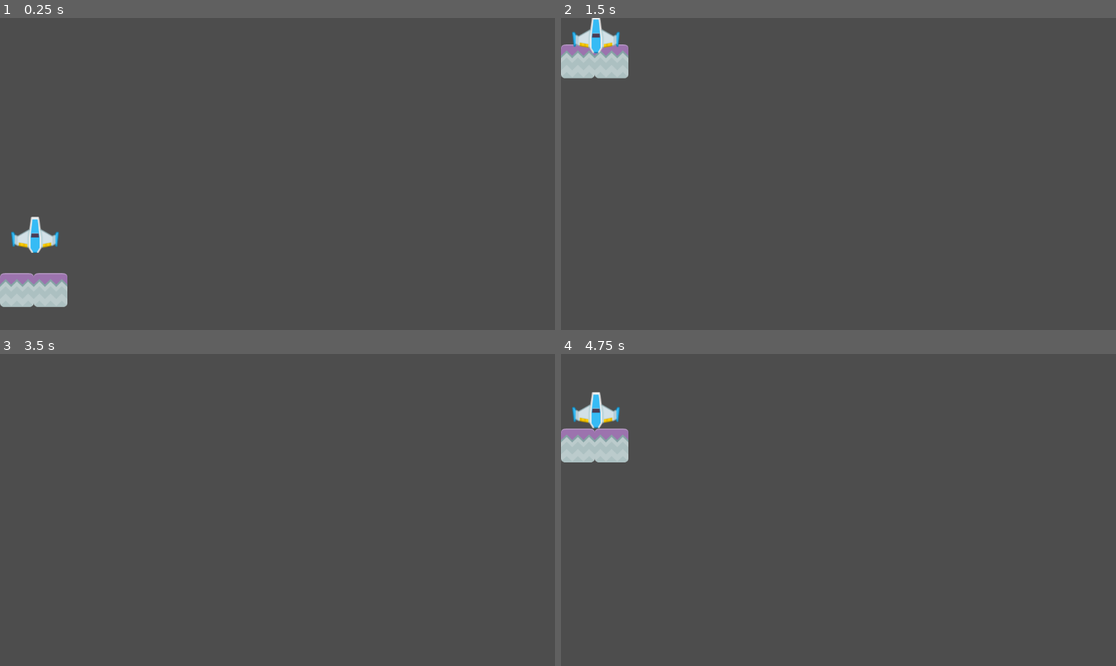
Above: before the commit, frames 1-4 (two rows, left to right).
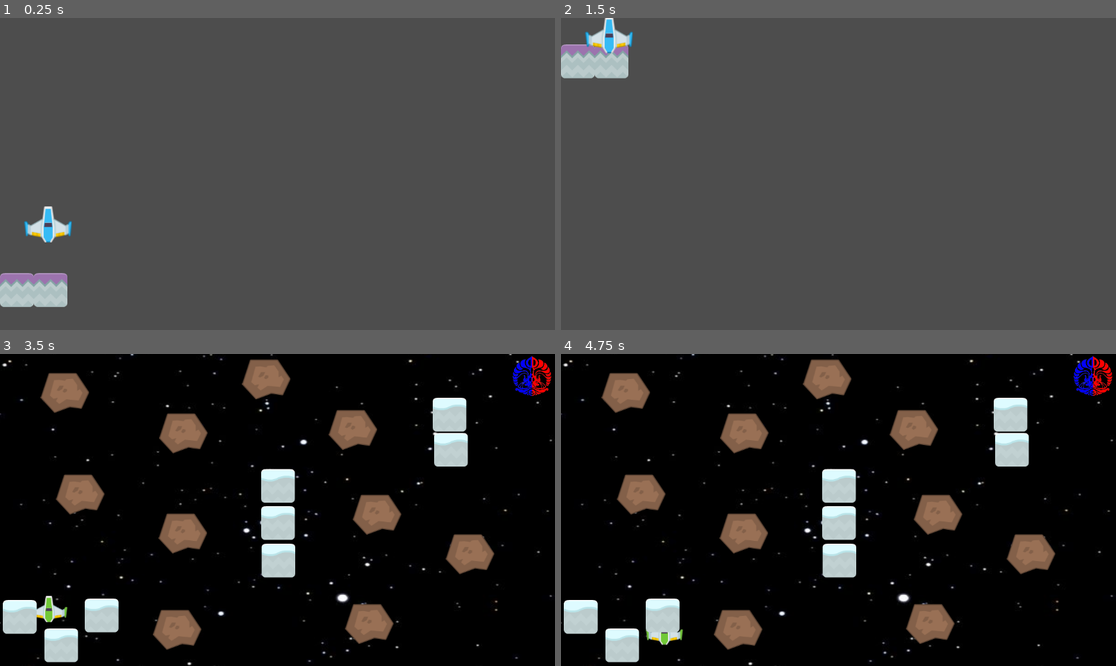
Above: after the commit, the same moments.

Repository: hanifsyuaib/game-dev-tutorial2
Game: Godot game, scene res://scenes/MainLevel.tscn
The game is run twice, just before and just after one commit, with the same random seed, the same clock (stepped at 60 frames per second) and the same inputs.
Inputs:
- Up to frame 1 (0.25 s): no input
- Up to frame 2 (1.5 s): hold Up (move_up) from 0.53 s (still down)
- Up to frame 3 (3.5 s): tap Enter at 2 s; release Up (move_up) at 2.03 s; hold Left (move_left) from 2.03 s (still down); tap Space at 2.75 s
- Up to frame 4 (4.75 s): release Left (move_left) at 3.53 s; hold Down (move_down) 3.53-4.28 s; hold Right (move_right) from 4.28 s (still down)

The runs differ from the first frame. In frame 1, 0.8% of the frame differs, in the area x 2-14%, y 60-76%; in frame 2, 0.7%; in frame 3, 99%; in frame 4, 99%, in the area x 0-100%, y 0-100%.

Commit message:
Add NewLevel Scence

Diff:
--- /dev/null
+++ b/scenes/FasilkomDestination.tscn
@@ -0,0 +1,17 @@
+[gd_scene load_steps=3 format=3 uid="uid://dflaa0uubh7mt"]
+
+[ext_resource type="Texture2D" uid="uid://dh610bbucs6rh" path="res://assets/fasilkom.png" id="1_gs0dq"]
+
+[sub_resource type="CircleShape2D" id="CircleShape2D_rf4f0"]
+radius = 45.0
+
+[node name="FasilkomDestination" type="StaticBody2D"]
+
+[node name="Sprite2D" type="Sprite2D" parent="."]
+position = Vector2(-3.8147e-06, -0.25)
+scale = Vector2(0.533333, 0.532258)
+texture = ExtResource("1_gs0dq")
+
+[node name="CollisionShape2D" type="CollisionShape2D" parent="."]
+position = Vector2(0, 1)
+shape = SubResource("CircleShape2D_rf4f0")
--- /dev/null
+++ b/scenes/GreenShip.gd
@@ -0,0 +1,18 @@
+extends CharacterBody2D
+
+@export var speed: float = 200
+
+func _process(delta):
+	var direction = Vector2.ZERO
+
+	if Input.is_action_pressed("move_right"):
+		direction.x += 1
+	if Input.is_action_pressed("move_left"):
+		direction.x -= 1
+	if Input.is_action_pressed("move_up"):
+		direction.y -= 1
+	if Input.is_action_pressed("move_down"):
+		direction.y += 1
+
+	velocity = direction.normalized() * speed
+	move_and_slide()
--- /dev/null
+++ b/scenes/GreenShip.tscn
@@ -0,0 +1,20 @@
+[gd_scene load_steps=4 format=3 uid="uid://do785tn30i8l"]
+
+[ext_resource type="Script" path="res://scenes/GreenShip.gd" id="1_dvpu8"]
+[ext_resource type="Texture2D" uid="uid://3ruxfsvp87ub" path="res://assets/playerShip1_green.png" id="1_es88l"]
+
+[sub_resource type="RectangleShape2D" id="RectangleShape2D_aabpk"]
+size = Vector2(87, 67)
+
+[node name="GreenShip" type="CharacterBody2D"]
+collision_mask = 2
+script = ExtResource("1_dvpu8")
+
+[node name="Sprite2D" type="Sprite2D" parent="."]
+position = Vector2(-0.25, 0.75)
+scale = Vector2(0.772727, 0.726667)
+texture = ExtResource("1_es88l")
+
+[node name="CollisionShape2D" type="CollisionShape2D" parent="."]
+position = Vector2(0.5, 0.5)
+shape = SubResource("RectangleShape2D_aabpk")
--- a/scenes/MainLevel.tscn
+++ b/scenes/MainLevel.tscn
@@ -20,7 +20,7 @@
 position = Vector2(70, 0)
 
 [node name="BlueShip" parent="." instance=ExtResource("2")]
-position = Vector2(72.7009, 421.901)
+position = Vector2(100, 400)
 lock_rotation = true
 
 [node name="ObjectiveArea" type="Area2D" parent="."]
--- /dev/null
+++ b/scenes/MeteorObstacle.gd
@@ -0,0 +1,9 @@
+extends Area2D
+
+func _ready():
+	connect("body_entered", Callable(self, "_on_body_entered"))
+
+func _on_body_entered(body):
+	if body is CharacterBody2D:
+		print("Hit meteor! Restarting level...")
+		get_tree().reload_current_scene()
--- /dev/null
+++ b/scenes/MeteorObstacle.tscn
@@ -0,0 +1,17 @@
+[gd_scene load_steps=4 format=3 uid="uid://jxne3lcdhyvj"]
+
+[ext_resource type="Script" path="res://scenes/MeteorObstacle.gd" id="1_5hxx6"]
+[ext_resource type="Texture2D" uid="uid://cq5yn6ecuv8qf" path="res://assets/meteorBrown_big1.png" id="1_7tpxx"]
+
+[sub_resource type="CircleShape2D" id="CircleShape2D_ghfmw"]
+radius = 45.1774
+
+[node name="MeteorObstacle" type="Area2D"]
+script = ExtResource("1_5hxx6")
+
+[node name="Sprite2D" type="Sprite2D" parent="."]
+texture = ExtResource("1_7tpxx")
+
+[node name="CollisionShape2D" type="CollisionShape2D" parent="."]
+position = Vector2(-2, -2)
+shape = SubResource("CircleShape2D_ghfmw")
--- /dev/null
+++ b/scenes/NewLevel.tscn
@@ -0,0 +1,156 @@
+[gd_scene load_steps=14 format=3 uid="uid://fl5ex1bqlg6k"]
+
+[ext_resource type="Texture2D" uid="uid://sa8id2nyf8yr" path="res://assets/galaxy.jpg" id="1_mcnkj"]
+[ext_resource type="PackedScene" uid="uid://do785tn30i8l" path="res://scenes/GreenShip.tscn" id="1_vm26h"]
+[ext_resource type="PackedScene" uid="uid://xk0waxsnr5lp" path="res://scenes/SnowPlatform.tscn" id="2_b7qgi"]
+[ext_resource type="Script" path="res://scenes/ObjectiveNewArea.gd" id="3_3s8l7"]
+[ext_resource type="PackedScene" uid="uid://dflaa0uubh7mt" path="res://scenes/FasilkomDestination.tscn" id="3_gutv8"]
+[ext_resource type="PackedScene" uid="uid://jxne3lcdhyvj" path="res://scenes/MeteorObstacle.tscn" id="5_y7gcb"]
+[ext_resource type="Script" path="res://scenes/OutBoundArea.gd" id="6_23f2s"]
+
+[sub_resource type="GDScript" id="GDScript_ilvua"]
+script/source = "extends Node2D
+
+@export var speed = 500.0
+
+# Called when the node enters the scene tree for the first time.
+func _ready():
+	print(\"GreenShip Ready For Departing !\")
+
+# Called every frame. 'delta' is the elapsed time since the previous frame.
+func _process(delta):
+	if Input.is_action_pressed(\"move_up\"):
+		move_local_y(-speed * delta, false)
+
+	if Input.is_action_pressed(\"move_down\"):
+		move_local_y(speed * delta, false)
+
+	if Input.is_action_pressed(\"move_left\"):
+		move_local_x(-speed * delta, false)
+
+	if Input.is_action_pressed(\"move_right\"):
+		move_local_x(speed * delta, false)
+"
+
+[sub_resource type="RectangleShape2D" id="RectangleShape2D_3qmll"]
+size = Vector2(91, 95.75)
+
+[sub_resource type="SegmentShape2D" id="SegmentShape2D_i3f60"]
+a = Vector2(-1, 681)
+b = Vector2(1, -35)
+
+[sub_resource type="SegmentShape2D" id="SegmentShape2D_pr23b"]
+a = Vector2(-17, -7)
+b = Vector2(1210, -7)
+
+[sub_resource type="SegmentShape2D" id="SegmentShape2D_1dyam"]
+a = Vector2(-26, 654)
+b = Vector2(1174, 654)
+
+[sub_resource type="SegmentShape2D" id="SegmentShape2D_k7ppm"]
+a = Vector2(1159, 669)
+b = Vector2(1159, -29)
+
+[node name="NewLevel" type="Node"]
+
+[node name="GalaxyBackground" type="TextureRect" parent="."]
+anchors_preset = 15
+anchor_right = 1.0
+anchor_bottom = 1.0
+offset_left = -4.0
+offset_top = -10.0
+offset_right = 20.0
+offset_bottom = 8.0
+grow_horizontal = 2
+grow_vertical = 2
+texture = ExtResource("1_mcnkj")
+expand_mode = 3
+
+[node name="GreenShip" parent="." instance=ExtResource("1_vm26h")]
+position = Vector2(125, 529)
+script = SubResource("GDScript_ilvua")
+
+[node name="ObjectiveNewArea" type="Area2D" parent="."]
+position = Vector2(1116, 27)
+script = ExtResource("3_3s8l7")
+
+[node name="CollisionShape2D" type="CollisionShape2D" parent="ObjectiveNewArea"]
+position = Vector2(-12.5, 22.125)
+shape = SubResource("RectangleShape2D_3qmll")
+
+[node name="FasilkomDestination" parent="ObjectiveNewArea" instance=ExtResource("3_gutv8")]
+position = Vector2(-12, 19)
+
+[node name="Platform" type="Node2D" parent="."]
+
+[node name="PlatformNew" parent="Platform" instance=ExtResource("2_b7qgi")]
+position = Vector2(127, 605)
+
+[node name="PlatformNew2" parent="Platform" instance=ExtResource("2_b7qgi")]
+position = Vector2(211, 543)
+
+[node name="PlatformNew3" parent="Platform" instance=ExtResource("2_b7qgi")]
+position = Vector2(41, 546)
+
+[node name="PlatformNew4" parent="Platform" instance=ExtResource("2_b7qgi")]
+position = Vector2(577, 351)
+
+[node name="PlatformNew5" parent="Platform" instance=ExtResource("2_b7qgi")]
+position = Vector2(577, 274)
+
+[node name="PlatformNew6" parent="Platform" instance=ExtResource("2_b7qgi")]
+position = Vector2(936, 199)
+
+[node name="PlatformNew7" parent="Platform" instance=ExtResource("2_b7qgi")]
+position = Vector2(933, 126)
+
+[node name="PlatformNew8" parent="Platform" instance=ExtResource("2_b7qgi")]
+position = Vector2(578, 429)
+
+[node name="Obstacle" type="Node2D" parent="."]
+
+[node name="MeteorObstacle" parent="Obstacle" instance=ExtResource("5_y7gcb")]
+position = Vector2(167, 292)
+
+[node name="MeteorObstacle2" parent="Obstacle" instance=ExtResource("5_y7gcb")]
+position = Vector2(135, 81)
+
+[node name="MeteorObstacle3" parent="Obstacle" instance=ExtResource("5_y7gcb")]
+position = Vector2(368, 573)
+
+[node name="MeteorObstacle4" parent="Obstacle" instance=ExtResource("5_y7gcb")]
+position = Vector2(783, 334)
+
+[node name="MeteorObstacle5" parent="Obstacle" instance=ExtResource("5_y7gcb")]
+position = Vector2(767, 561)
+
+[node name="MeteorObstacle6" parent="Obstacle" instance=ExtResource("5_y7gcb")]
+position = Vector2(381, 165)
+
+[node name="MeteorObstacle7" parent="Obstacle" instance=ExtResource("5_y7gcb")]
+position = Vector2(976, 416)
+
+[node name="MeteorObstacle8" parent="Obstacle" instance=ExtResource("5_y7gcb")]
+position = Vector2(553, 53)
+
+[node name="MeteorObstacle9" parent="Obstacle" instance=ExtResource("5_y7gcb")]
+position = Vector2(380, 373)
+
+[node name="MeteorObstacle10" parent="Obstacle" instance=ExtResource("5_y7gcb")]
+position = Vector2(733, 158)
+
+[node name="OutOfBound" type="Area2D" parent="."]
+script = ExtResource("6_23f2s")
+
+[node name="LeftBoundCollisionShape2D" type="CollisionShape2D" parent="OutOfBound"]
+position = Vector2(-7, 0)
+shape = SubResource("SegmentShape2D_i3f60")
+
+[node name="TopBoundCollisionShape2D" type="CollisionShape2D" parent="OutOfBound"]
+shape = SubResource("SegmentShape2D_pr23b")
+
+[node name="BottomBoundCollisionShape2D" type="CollisionShape2D" parent="OutOfBound"]
+shape = SubResource("SegmentShape2D_1dyam")
+
+[node name="RightBoundCollisionShape2D" type="CollisionShape2D" parent="OutOfBound"]
+shape = SubResource("SegmentShape2D_k7ppm")
--- a/scenes/ObjectiveArea.gd
+++ b/scenes/ObjectiveArea.gd
@@ -3,3 +3,7 @@
 func _on_ObjectiveArea_body_entered(body: RigidBody2D):
 	if (body.name == "BlueShip"):
 		print("Reached objective!")
+
+		# Transisi dari Main Level ke New Level Scene
+		await get_tree().create_timer(2.0).timeout
+		get_tree().change_scene_to_file("res://scenes/NewLevel.tscn")
--- /dev/null
+++ b/scenes/ObjectiveNewArea.gd
@@ -0,0 +1,8 @@
+extends Area2D
+
+func _ready():
+	connect("body_entered", Callable(self, "_on_body_entered"))
+
+func _on_body_entered(body):
+	if body is CharacterBody2D:
+		print("Congratulations, You have reached your destination !!!")
--- /dev/null
+++ b/scenes/OutBoundArea.gd
@@ -0,0 +1,9 @@
+extends Area2D
+
+func _ready():
+	connect("body_entered", Callable(self, "_on_body_entered"))
+
+func _on_body_entered(body):
+	if body is CharacterBody2D:
+		print("GreenShip Goes Out Of Bound! Reset level...")
+		get_tree().reload_current_scene()
--- /dev/null
+++ b/scenes/SnowPlatform.tscn
@@ -0,0 +1,17 @@
+[gd_scene load_steps=3 format=3 uid="uid://xk0waxsnr5lp"]
+
+[ext_resource type="Texture2D" uid="uid://cbwgix0inp3tk" path="res://assets/snow.png" id="1_iwo08"]
+
+[sub_resource type="RectangleShape2D" id="RectangleShape2D_kxkwj"]
+size = Vector2(73, 72)
+
+[node name="PlatformNew" type="StaticBody2D"]
+collision_layer = 2
+collision_mask = 0
+
+[node name="Sprite2D" type="Sprite2D" parent="."]
+texture = ExtResource("1_iwo08")
+
+[node name="CollisionShape2D" type="CollisionShape2D" parent="."]
+position = Vector2(0.5, 0)
+shape = SubResource("RectangleShape2D_kxkwj")
Binary file added: assets/galaxy.jpg
Not shown, added: assets/galaxy.jpg.import
